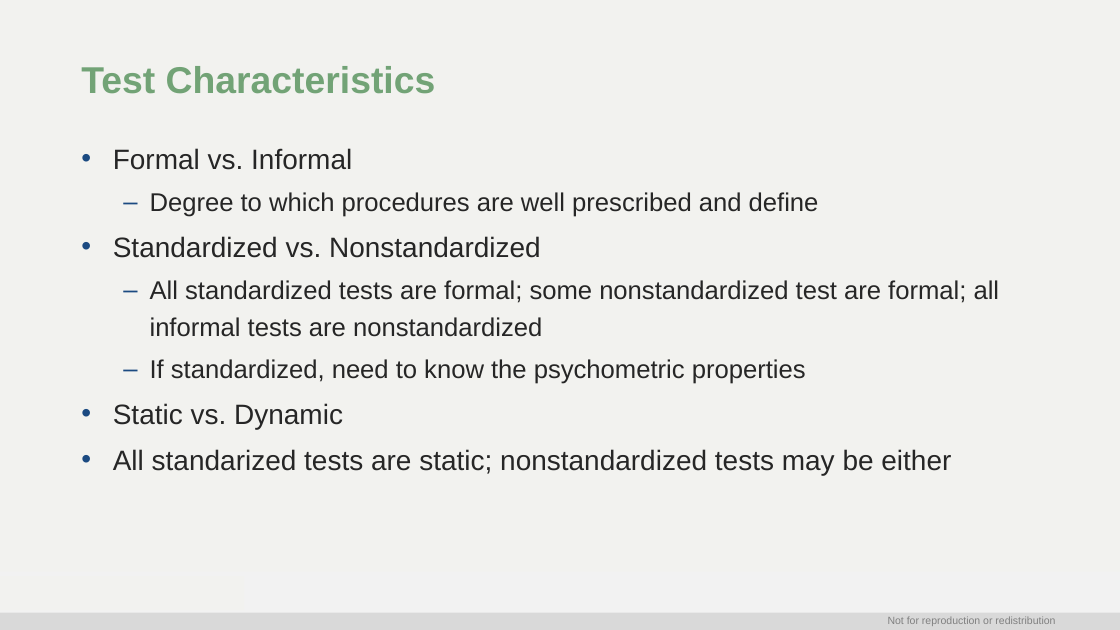
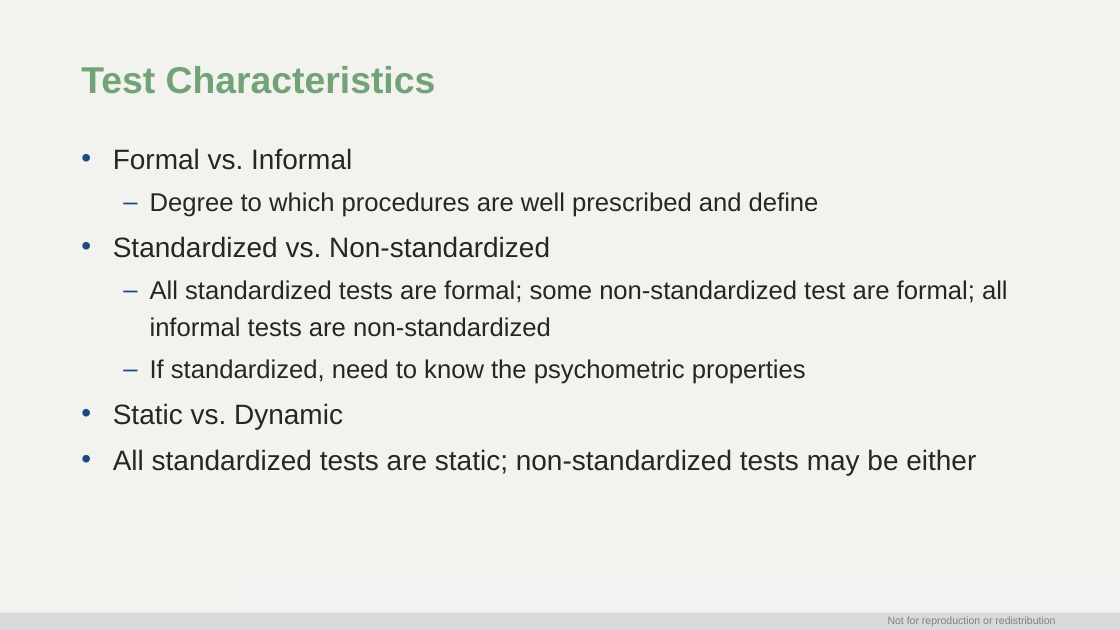
Before and after one commit to Jim-Wright90/cds_663_winter_2021, a slide deck: slide 7 of slides/Week2__21_Assessment_Fundamentals.pptx. Drawn at 1120x630 pixels with LibreOffice and Linux fonts; fonts in the diff are those of the drawing; background and template pictures are left out. Boxes give left, top, right and bottom in pixels: in the first picture for what was removed or moved away, otherwise in the second. Text is boxed around its words. In the diff, an @@ line names an element or a change of style, - is before the commit and + after.

```diff
--- a/slides/Week2__21_Assessment_Fundamentals.pptx
+++ b/slides/Week2__21_Assessment_Fundamentals.pptx
@@ text at [113,236,1008,337]: text changed @@
-• Standardized vs. Nonstandardized
-  – All standardized tests are formal; some nonstandardized test are formal; all informal tests are nonstandardized
+• Standardized vs. Non-standardized
+  – All standardized tests are formal; some non-standardized test are formal; all informal tests are non-standardized
@@ text at [113,449,976,475]: text changed @@
-• All standarized tests are static; nonstandardized tests may be either
+• All standardized tests are static; non-standardized tests may be either
```
Also in this commit, not shown: 5 other slides changed, 2 slides removed, 1 other file.
